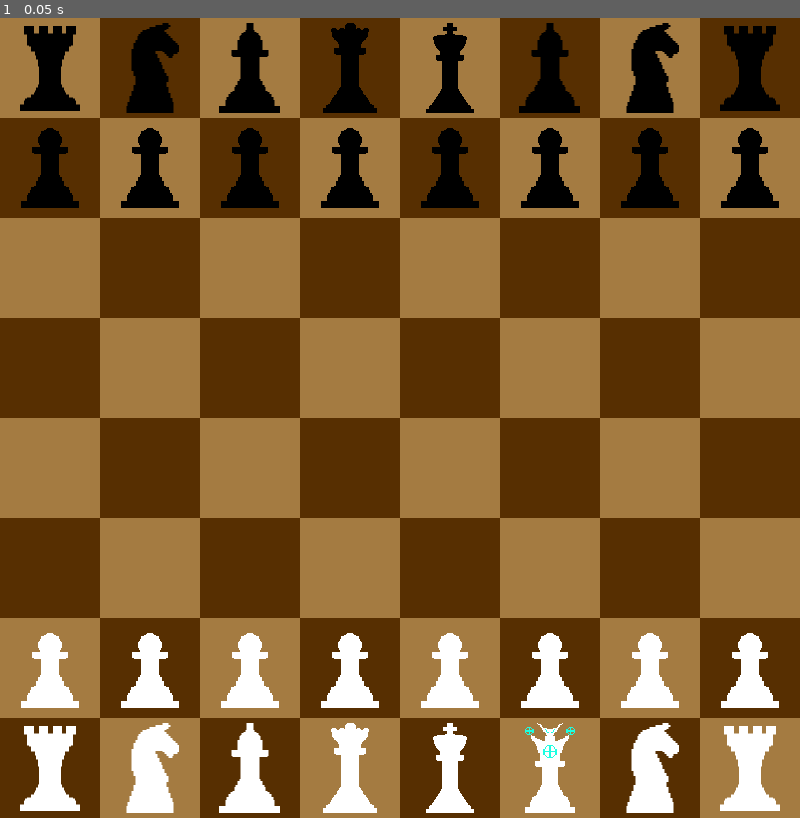
Above: before the commit, frame 1.
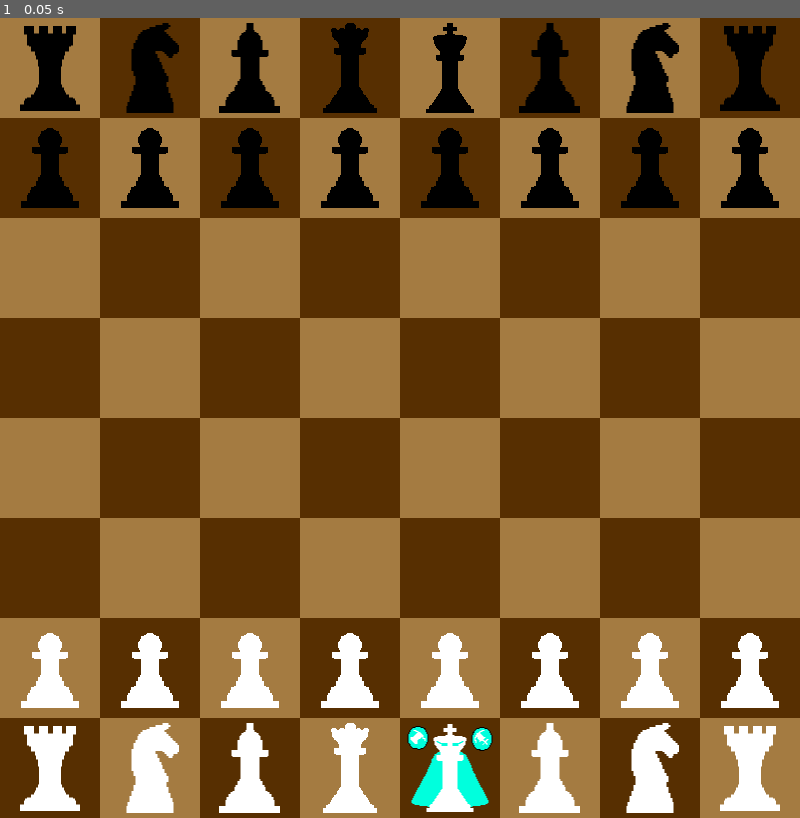
Above: after the commit, the same moment.

Repository: sammy-kuang/EvolutionChess
Game: Godot game, scene res://Scene.tscn
The game is run twice, just before and just after one commit, with the same random seed, the same clock (stepped at 60 frames per second) and the same inputs. This scene is started directly instead of the project's main scene.
Inputs:
- Up to frame 1 (0.05 s): no input

The runs differ from the first frame. In frame 1, 0.6% of the frame differs, in the area x 50-73%, y 88-100%.

Commit message:
add swap infrastructure; add upgraded king move

Diff:
--- a/Instances/Piece.gd
+++ b/Instances/Piece.gd
@@ -210,7 +210,9 @@
 		4: # queen
 			pass
 		5: # king
-			pass
+			for p in get_team().alive_pieces():
+				var move = Move.new(tile, p.tile, self, p, true)
+				generation.append(move)
 
 	return generation
 
--- a/Main.gd
+++ b/Main.gd
@@ -31,7 +31,7 @@
 	create_teams()
 #	parse_fen_string("4k3/r7/8/8/8/8/8/R3K2R w KQkq - 0 1")
 	parse_fen_string("rnbqkbnr/pppppppp/8/8/8/8/PPPPPPPP/RNBQKBNR w KQkq - 0 1")
-	set_piece_upgraded_state(29, true)
+	set_piece_upgraded_state(28, true)
 
 
 func _process(_delta):
@@ -102,46 +102,47 @@
 	var st  = move.start_tile
 	var et  = move.end_tile
 
-	# taken
-	if tp != null:
-		tp.visible = false
-		tp.tile.piece = null # review that this is actually needed
-		tp.tile = null
-
-	# start
-	st.piece = null
-	# end
-	et.piece = mp
-	mp.tile = et
+	if move.swap:
+		switch_tile_pieces(mp, tp, st, et, is_simulation)
+	else:
+		# taken
+		if tp != null:
+			tp.visible = false
+			tp.tile.piece = null # review that this is actually needed
+			tp.tile = null
+
+		# start
+		st.piece = null
+
+		# end
+		et.piece = mp
+		mp.tile = et
+
+		if !is_simulation:
+			mp.position = et.position
+
+
+	last_move = move
+
+func switch_tile_pieces(a : Piece, b : Piece, tile_a, tile_b, is_simulation : bool = false):
+	a.tile = tile_b
+	tile_b.piece = a
+
+	b.tile = tile_a
+	tile_a.piece = b
+
 	if !is_simulation:
-		mp.position = et.position
-		last_move = move
-
-
-func set_piece_upgraded_state(piece_index : int, state : bool):
-	pieces[piece_index].set_upgraded_state(state)
-
-func upload_move_cipher(move : Move):
-	if Server.connected_global:
-		var cipher = cipher_move_to_indexes(move)
-		Server.upload_move(cipher[0], cipher[1], cipher[2], cipher[3])
-
-func cipher_move_to_indexes(move : Move):
-	var a = pieces.find(move.move_piece)
-	var b = pieces.find(move.taken_piece)
-	var c = move.start_tile.index
-	var d = move.end_tile.index
-	return [a,b,c,d]
-
-func decipher_move_indexes(m, t, s, e):
-	var mp : Piece = pieces[m]
-	var tp : Piece = pieces[t] if t != -1 else null
-	var st = tiles[s]
-	var et = tiles[e]
-
-	return Move.new(st,et,mp,tp)
+		a.position = tile_b.position
+		b.position = tile_a.position
+
+
+
 
 func undo_move(move : Move, was_simulation : bool = false):
+	if move.swap:
+		move(Move.new(move.end_tile, move.start_tile, move.move_piece, move.taken_piece, move.swap), was_simulation)
+		return
+
 	move(Move.new(move.end_tile, move.start_tile, move.move_piece, null), was_simulation)
 	var tp = move.taken_piece
 	if tp != null:
@@ -150,6 +151,31 @@
 		tp.tile = et
 		tp.visible = true
 
+
+func set_piece_upgraded_state(piece_index : int, state : bool):
+	pieces[piece_index].set_upgraded_state(state)
+
+func upload_move_cipher(move : Move):
+	if Server.connected_global:
+		var cipher = cipher_move_to_indexes(move)
+		Server.upload_move(cipher[0], cipher[1], cipher[2], cipher[3])
+
+func cipher_move_to_indexes(move : Move):
+	var a = pieces.find(move.move_piece)
+	var b = pieces.find(move.taken_piece)
+	var c = move.start_tile.index
+	var d = move.end_tile.index
+	return [a,b,c,d]
+
+func decipher_move_indexes(m, t, s, e):
+	var mp : Piece = pieces[m]
+	var tp : Piece = pieces[t] if t != -1 else null
+	var st = tiles[s]
+	var et = tiles[e]
+
+	return Move.new(st,et,mp,tp)
+
+
 func update_session_info(move : Move): # yikes. getting a bit messy
 	var moved_team = teams[current_turn]
 
@@ -178,6 +204,7 @@
 	if is_castle != null:
 		move(is_castle)
 		network_updates.append(is_castle) # add the castle move to the network queue
+
 
 	# upload the queued to the network
 	for move in network_updates:
--- a/Scripts/Move.gd
+++ b/Scripts/Move.gd
@@ -5,11 +5,15 @@
 var move_piece = null
 var taken_piece = null
 
-func _init(st,et,mp,tp):
+# swap instead of take
+var swap : bool = false
+
+func _init(st,et,mp,tp, sw : bool = false):
 	self.start_tile = st
 	self.end_tile = et
 	self.move_piece = mp
 	self.taken_piece = tp
+	self.swap = sw
 
 func compare_end_index(index : int):
 	return end_tile.index == index
